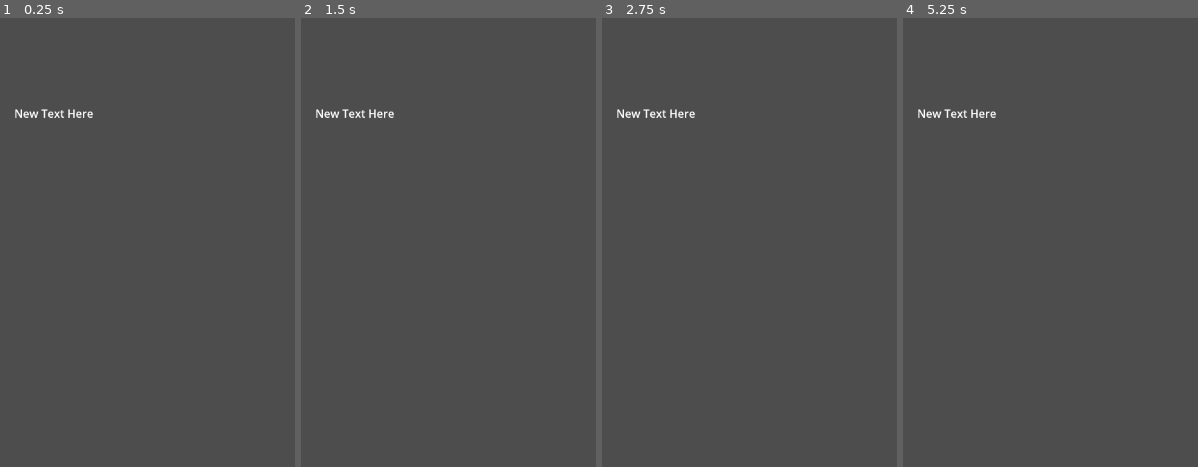
Above: before the commit, frames 1-4 (left to right).
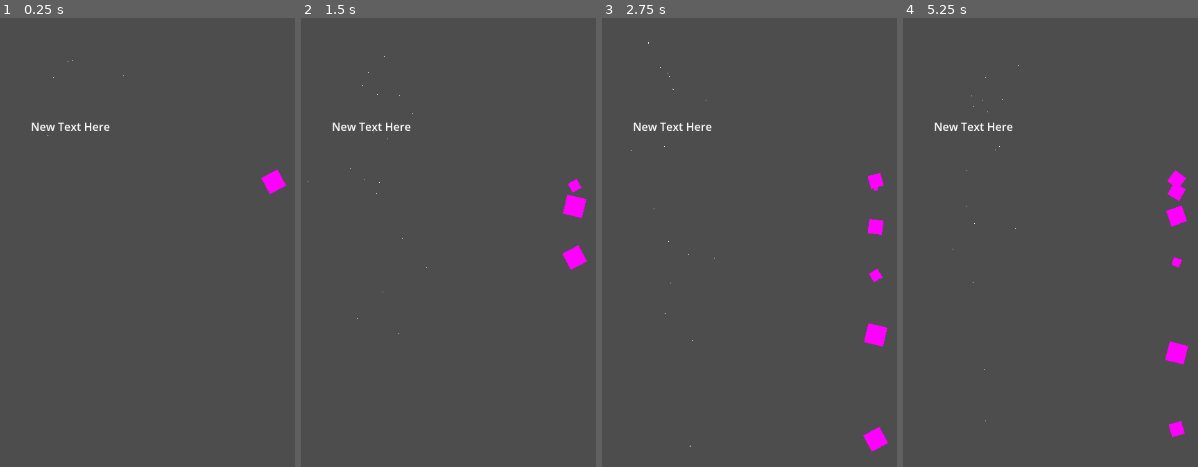
Above: after the commit, the same moments.

Repository: Tann2019/Godot--Hello
Game: Godot game, scene res://main.tscn
The game is run twice, just before and just after one commit, with the same random seed, the same clock (stepped at 60 frames per second) and the same inputs.
Inputs:
- Up to frame 1 (0.25 s): no input
- Up to frame 2 (1.5 s): no input
- Up to frame 3 (2.75 s): no input
- Up to frame 4 (5.25 s): no input

The runs differ from the first frame. In frame 1, 0.8% of the frame differs, in the area x 5-97%, y 9-40%; in frame 2, 1.2%; in frame 3, 1.6%; in frame 4, 1.6%, in the area x 5-97%, y 10-94%.

Commit message:
Testing

Diff:
--- a/main.tscn
+++ b/main.tscn
@@ -1,10 +1,40 @@
-[gd_scene format=3 uid="uid://bmgg3unclmto"]
+[gd_scene load_steps=3 format=3 uid="uid://bmgg3unclmto"]
+
+[sub_resource type="ParticleProcessMaterial" id="ParticleProcessMaterial_6cjtp"]
+lifetime_randomness = 0.64
+particle_flag_disable_z = true
+angle_min = 16.2
+angle_max = 323.6
+gravity = Vector3(0, 98, 0)
+scale_min = 3.7
+scale_max = 31.86
+
+[sub_resource type="PlaceholderTexture2D" id="PlaceholderTexture2D_1gl1i"]
 
 [node name="Node2D" type="Node2D"]
 
 [node name="Label" type="Label" parent="."]
-offset_left = 270.0
-offset_top = 126.0
-offset_right = 384.0
-offset_bottom = 149.0
+offset_left = 294.0
+offset_top = 145.0
+offset_right = 408.0
+offset_bottom = 168.0
 text = "New Text Here"
+
+[node name="CPUParticles2D" type="CPUParticles2D" parent="Label"]
+position = Vector2(56, -73)
+amount = 18
+emission_shape = 1
+emission_sphere_radius = 92.26
+direction = Vector2(50, 0)
+spread = 119.55
+angle_min = 421.8
+angle_max = 450.9
+
+[node name="GPUParticles2D" type="GPUParticles2D" parent="."]
+position = Vector2(644, 233)
+amount = 16
+process_material = SubResource("ParticleProcessMaterial_6cjtp")
+texture = SubResource("PlaceholderTexture2D_1gl1i")
+lifetime = 13.77
+explosiveness = 0.42
+randomness = 0.49
Not shown, added: docs/index.apple-touch-icon.png.import
Not shown, added: docs/index.icon.png.import
Not shown, added: docs/index.png.import
Not shown, changed: docs/index.pck
